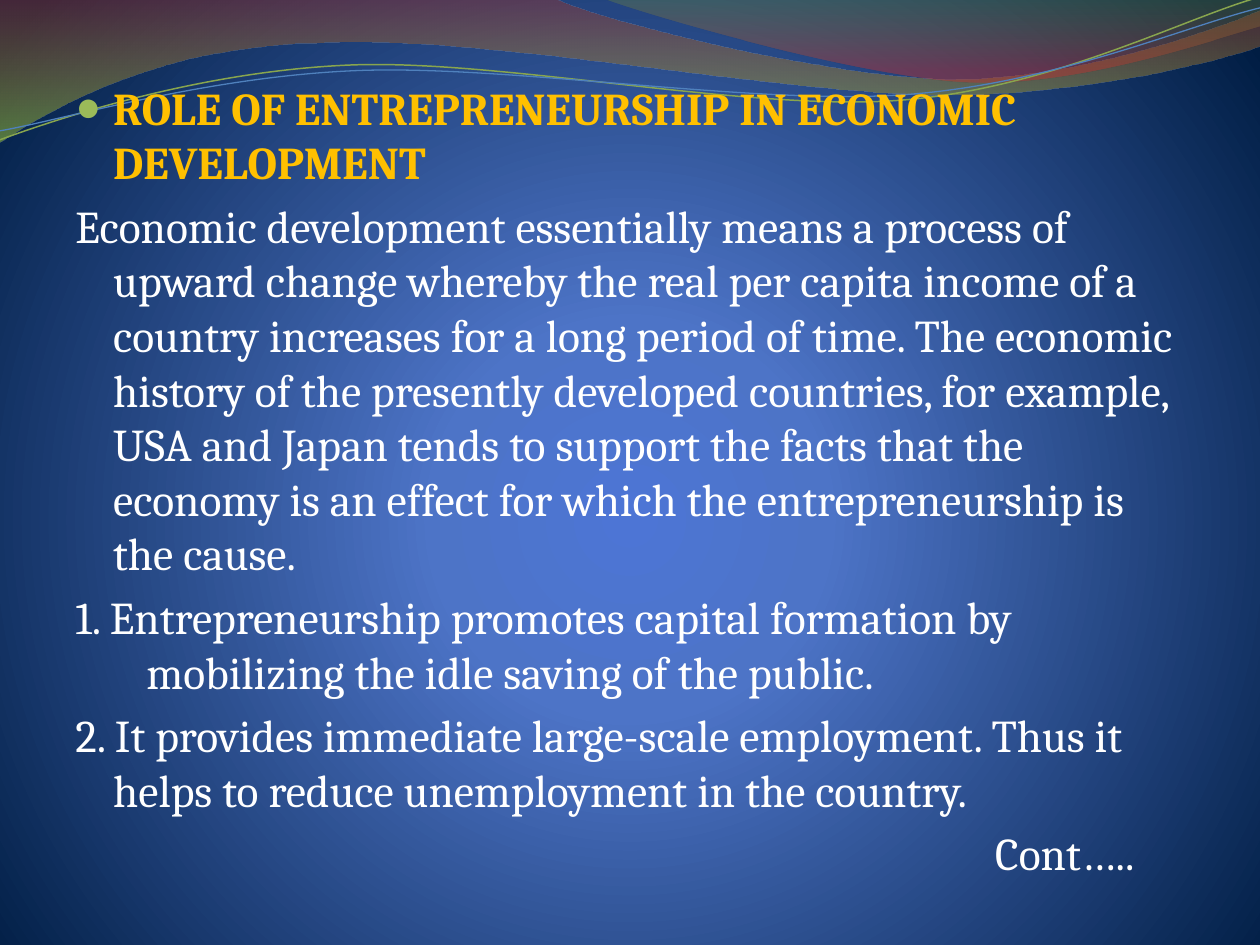
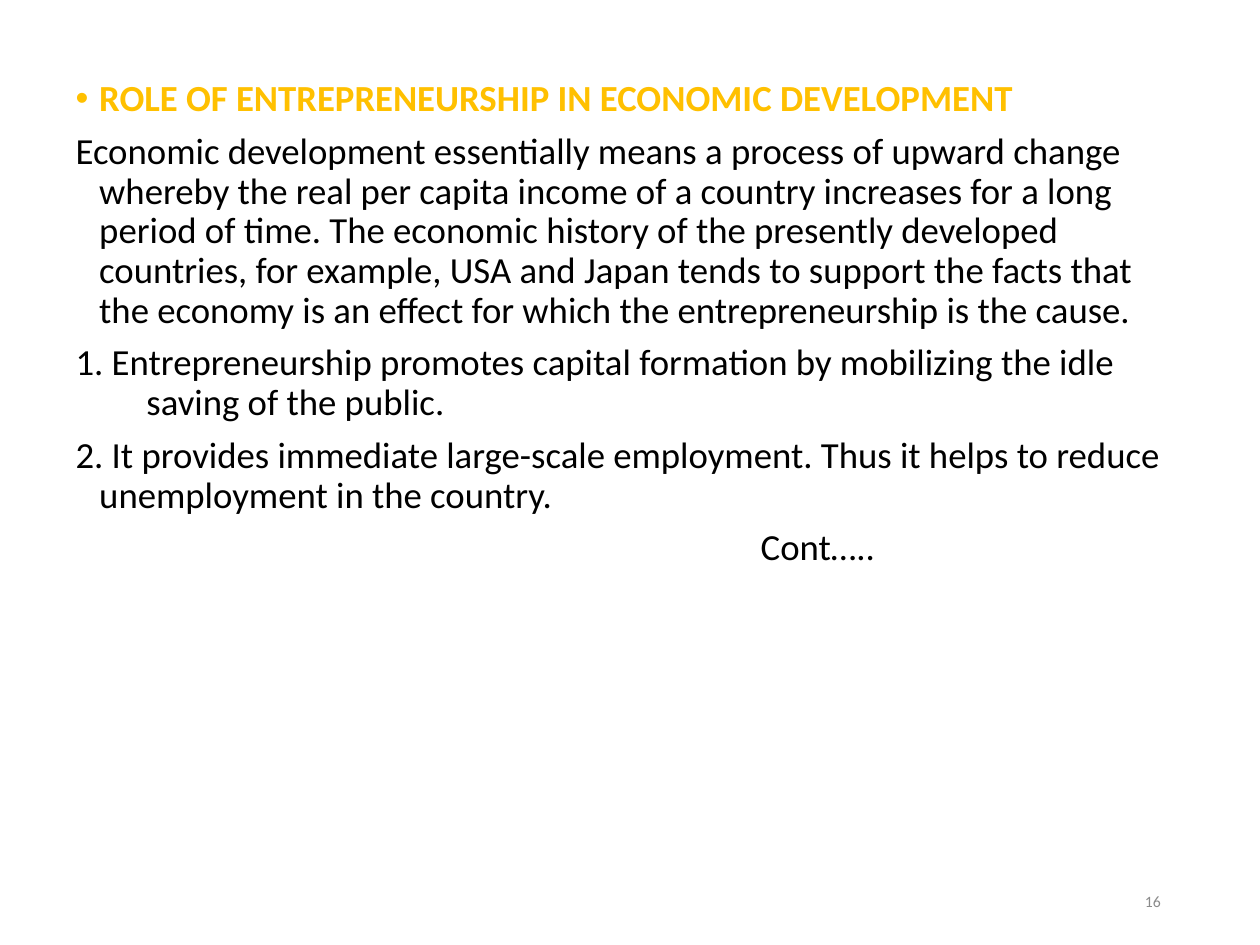
Before and after one commit to DroidFreak32/8sem, a slide deck: slide 16 of OME/ENTREPRENEURSHIP 1 unit4.pptx. Drawn at 1260x945 pixels with LibreOffice and Linux fonts; fonts in the diff are those of the drawing. Boxes give left, top, right and bottom in pixels: in the first picture for what was removed or moved away, otherwise in the second. Text is boxed around its words. In the diff, an @@ line names an element or a change of style, - is before the commit and + after.

```diff
--- a/OME/ENTREPRENEURSHIP 1 unit4.pptx
+++ b/OME/ENTREPRENEURSHIP 1 unit4.pptx
@@ background gradient #4D75D6 to #4E72C7 to #001F44 to #FFFFFF @@
@@ freeform shape removed at (0, 0, 1260, 142) @@
@@ freeform shape removed at (0, 0, 1260, 147) @@
@@ freeform shape removed at (0, 8, 1260, 141) @@
@@ freeform shape removed at (604, 0, 1260, 87) @@
@@ text "ROLE OF ENTREPRENEURSHIP IN ECONOMIC ..." at (76, 87, 1159, 561): size 26 to 21 pt, font Cambria to Calibri, text colour #FFFFFF to #000000; bullet ● to •; line spacing 1 to 0.9; more space between paragraphs; indent changed @@
@@ page number added at (1145, 896, 1161, 907), 9 pt, text #8C8C8C @@
+16
```
Also in this commit, not shown: 18 other slides changed, 13 other files.
